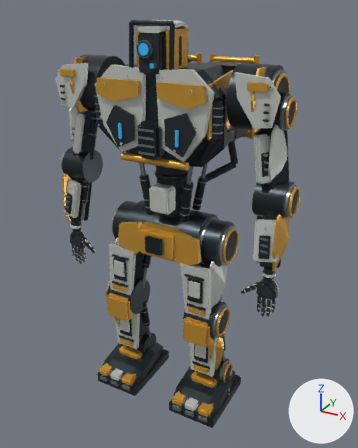
An edit to the glTF model assets/c08-worker/aurel/c08_aurel_d0_lod0.glb, drawn before and after from the same camera.
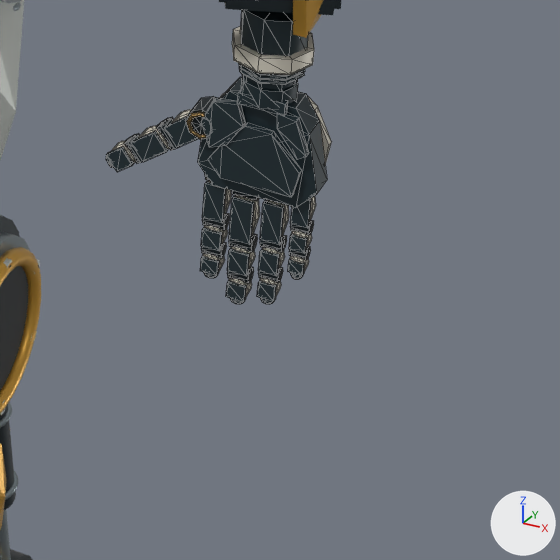
The first picture shows the older version from a 50 mm camera at (1.35, -2.37, 2.35) aimed at (0.01, 0.06, 1.14). The close-ups show the older and then the newer version on the part from 62% to 89% of the width and 59% to 80% of the height of that picture. Only the edits that show in the close-ups are written down. Arrows for +X, +Y and +Z are at lower right; the lights stay in place. The close-ups show mesh edges as thin lines. Where no turn or scale is listed for an object, it has been applied to the vertices. Vertices at exactly the same position are counted once.

The older version as bpy lines, for what is in view:
```python
me_c08_geometry = bpy.data.meshes.new('C08_GEOMETRY')
me_c08_geometry.from_pydata(...)  # 26788 vertices, 51040 faces; spans x -0.74..0.74, y -0.31..0.44, z 0.01..2.29
# faces by material slot: [7780, 7216, 3216, 6276, 26248, 304]
me_c08_geometry.materials.append(mat_c08_graphite_frame)  # dark grey #2c353a
me_c08_geometry.materials.append(mat_c08_ochre_ceramic)  # orange #d7a33e
me_c08_geometry.materials.append(mat_c08_ivory_inserts)  # light grey #ced3cd
me_c08_geometry.materials.append(mat_c08_carbon_seals)  # black #181f24
me_c08_geometry.materials.append(mat_c08_titanium)  # grey #8b979b
me_c08_geometry.materials.append(mat_c08_blue_coated_optics)  # blue #35aae2, glowing blue #1d698d
me_mesh_1 = bpy.data.meshes.new('Mesh_1')
me_mesh_1.from_pydata(...)  # 1508 vertices, 2708 faces; spans x -0.148..0.056, y -0.038..0.04, z -0.316..-0.001
me_mesh_1.materials.append(mat_biped_palette)
ob_aurel_l_geometry = bpy.data.objects.new('AUREL_L_GEOMETRY', me_mesh_1)
ob_aurel_l_geometry.location = (0.65, -0.12, 1.1)
ob_c08_skin = bpy.data.objects.new('C08_SKIN', me_c08_geometry)
ob_c08_skin.location = (0.0, 0.0, 0.0)
```
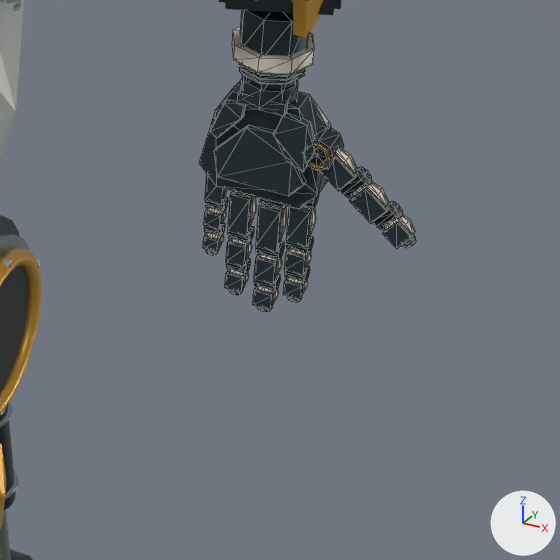
Edits to the scene script, one JSON object a line:
```json
{"block": "me_mesh_1", "where": "# used by ob_aurel_l_geometry; location = (0.65, -0.12, 1.1)"}
{"op": "remove", "block": "me_mesh_1", "code": "me_mesh_1.from_pydata(...)  # 1508 vertices, 2708 faces; spans x -0.148..0.056, y -0.038..0.04, z -0.316..-0.001"}
{"op": "add", "block": "me_mesh_1", "code": "me_mesh_1.from_pydata(...)  # 1508 vertices, 2708 faces; spans x -0.056..0.148, y -0.038..0.04, z -0.316..-0.001"}
{"block": "me_mesh_1", "change": "me_mesh_1 part 1: the whole mesh is mirrored in x about the mesh origin"}
```

Where the change shows, as pixel boxes [x1, y1, x2, y2] in the close-ups (560 x 560 px):
```json
{"object": "AUREL_L_GEOMETRY", "change": "moved, mirrored", "before": [106, 10, 331, 304], "after": [199, 10, 416, 312]}
```
